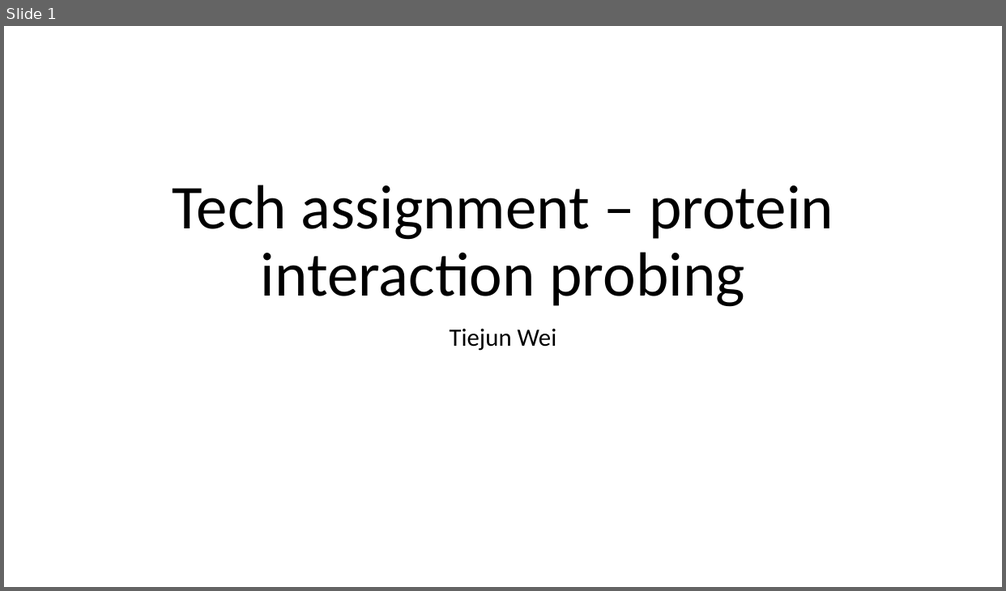
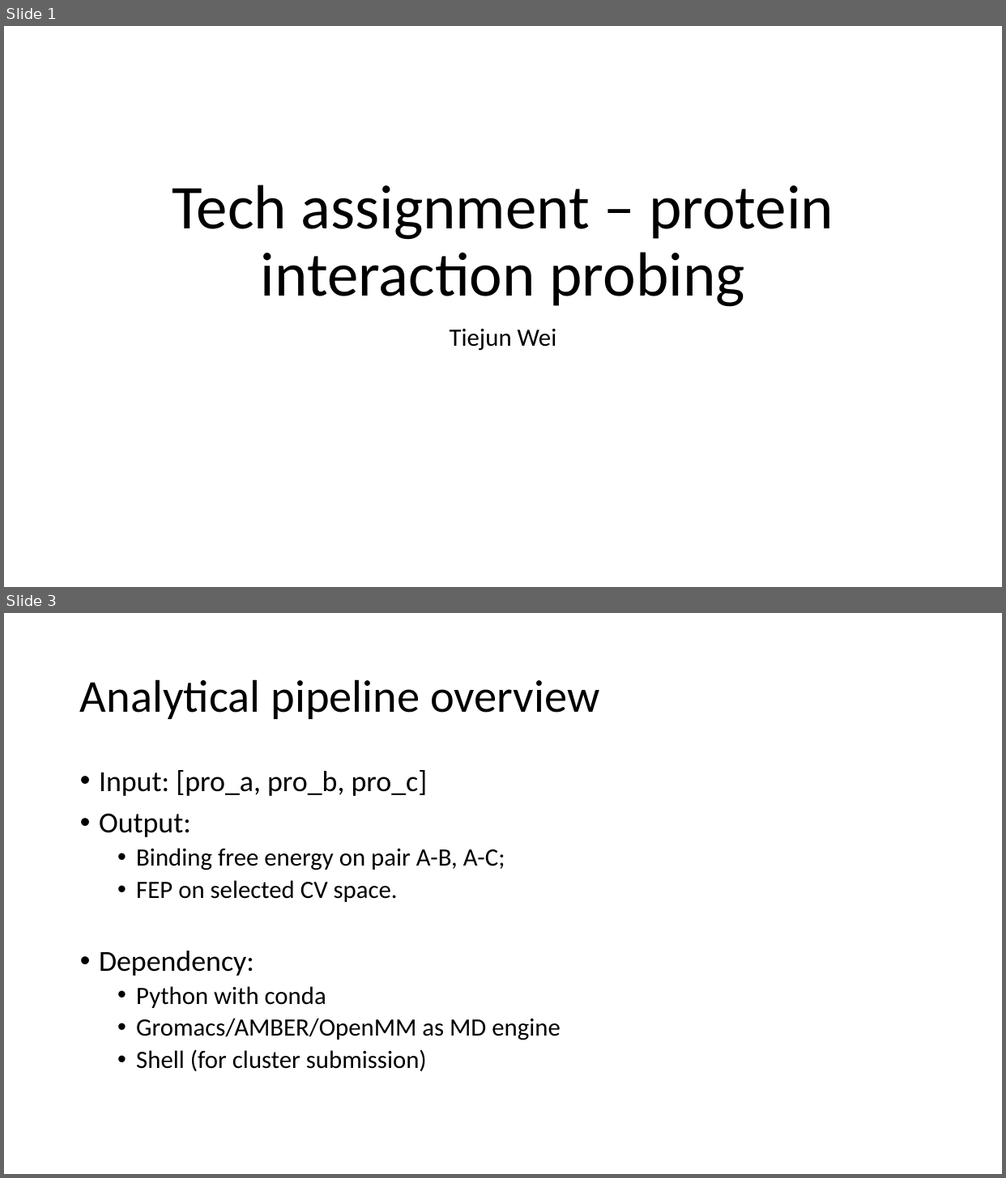
Before and after one commit to DerienFe/InstaD_pro_abc, a slide deck: Tech_assignment_slides.pptx. Shown one above the other, each under a label of ours: slide 1 before the commit, slides 1 and 3 after it; the slides between them are not shown. The pictures are 1006x591 and 1006x1178 pixels, drawn with LibreOffice and Linux fonts; fonts in the diff are those of the drawing. Boxes give left, top, right and bottom in pixels: in the first picture for what was removed or moved away, otherwise in the second. Text is boxed around its words. In the diff, an @@ line names an element or a change of style, - is before the commit and + after.

```diff
--- a/Tech_assignment_slides.pptx
+++ b/Tech_assignment_slides.pptx
@@ slide 3 added at (4, 613, 1002, 1174), background #FFFFFF @@
@@ title added at (80, 679, 599, 719), 44 pt, text #000000 @@
+Analytical pipeline overview
@@ text added at (99, 770, 560, 1071), 24 pt, text #000000 @@
+• Input: [pro_a, pro_b, pro_c]
+• Output:
+  • Binding free energy on pair A-B, A-C;
+  • FEP on selected CV space.
+• Dependency:
+  • Python with conda
+  • Gromacs/AMBER/OpenMM as MD engine
+  • Shell (for cluster submission)
```
Also in this commit, not shown: 5 other slides added, 3 slides removed, 10 other files.
